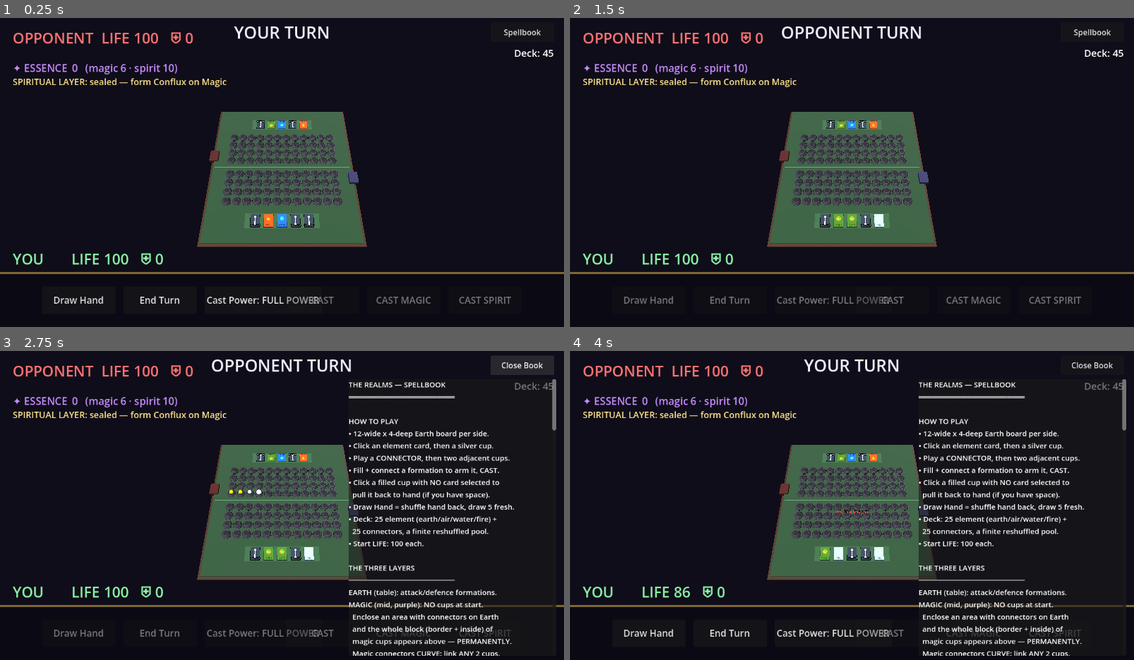
Above: before the commit, frames 1-4 (two rows, left to right).
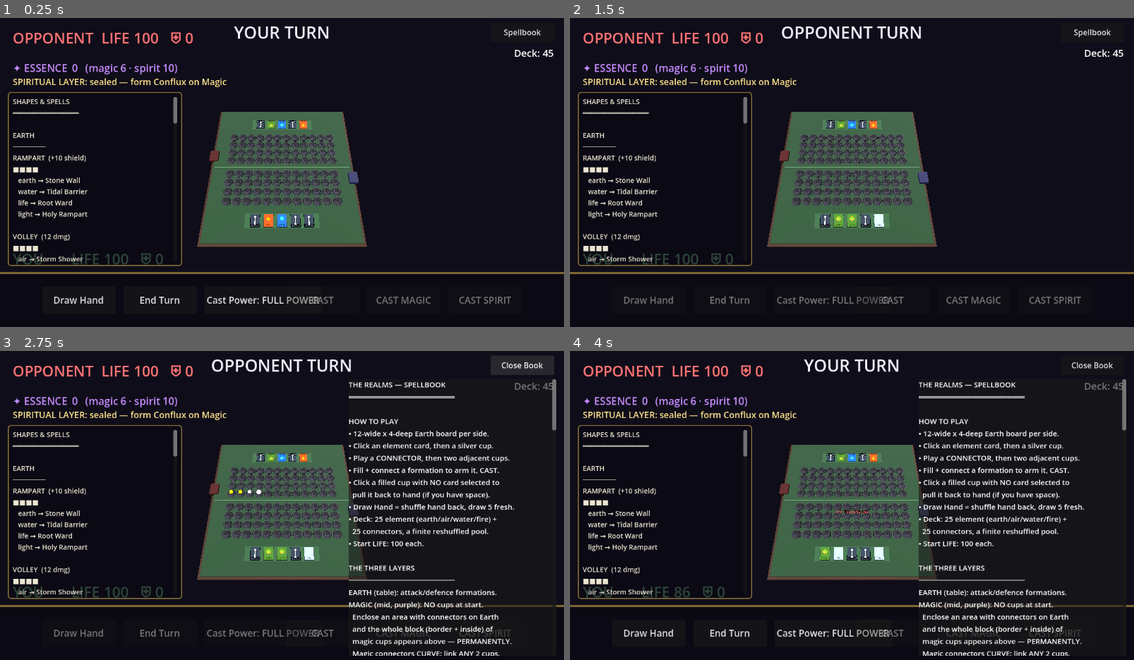
Above: after the commit, the same moments.

Repository: drandyt/the-realms
Game: Godot game, scene res://main.tscn
Two runs of this game, one before a commit and one after it. Both use one fixed random seed, a clock stepped at 60 frames per second and the inputs below.
Inputs (mouse positions are in pixels of both pictures, inside the frame that each line leads up to):
- Up to frame 1 (0.25 s): no input
- Up to frame 2 (1.5 s): click "Draw Hand" at 0.5 s; click "End Turn" at 1.25 s
- Up to frame 3 (2.75 s): click "Spellbook" at 2 s
- Up to frame 4 (4 s): move the mouse to (976, 490) at 2.77 s; click (976, 490) at 2.92 s; move the mouse to (739, 520) at 3.52 s; click (739, 520) at 3.67 s

The runs differ from the first frame. In frame 1, 2.0% of the frame differs, in the area x 1-33%, y 23-81%; in frame 2, 2.0%; in frame 3, 2.0%; in frame 4, 2.0%.

Commit message:
Add always-visible left panel: every shape + its spell names
Left-docked scrollable panel listing all Earth/Magic/Spirit
formations with a mini grid render of each shape (from live slot
indices) and the element->spell-name variants.

Co-Authored-By: Claude Opus 4.7 (1M context) <noreply@anthropic.com>

Diff:
--- a/main.gd
+++ b/main.gd
@@ -467,7 +467,85 @@
 
 	_setup_spellbook()
 	_setup_layer_ui()
+	_setup_shape_list()
 	_refresh_hp_labels()
+
+
+# Always-visible left panel: every shape + its spell names
+func _setup_shape_list() -> void:
+	var panel := PanelContainer.new()
+	panel.anchor_left = 0.0;  panel.anchor_right = 0.0
+	panel.anchor_top = 0.0;   panel.anchor_bottom = 1.0
+	panel.offset_left = 16.0;   panel.offset_right = 372.0
+	panel.offset_top = 160.0;   panel.offset_bottom = -132.0
+	var sb := StyleBoxFlat.new()
+	sb.bg_color = Color(0.04, 0.03, 0.07, 0.74)
+	sb.border_color = Color(0.85, 0.70, 0.30, 0.6)
+	sb.set_border_width_all(2)
+	sb.set_corner_radius_all(6)
+	sb.set_content_margin_all(10)
+	panel.add_theme_stylebox_override("panel", sb)
+	canvas.add_child(panel)
+
+	var scroll := ScrollContainer.new()
+	panel.add_child(scroll)
+
+	var text := Label.new()
+	text.text = _build_shape_list_text()
+	text.add_theme_font_size_override("font_size", 14)
+	text.add_theme_color_override("font_color", Color(0.92, 0.90, 0.82))
+	text.custom_minimum_size = Vector2(330, 0)
+	scroll.add_child(text)
+
+
+func _shape_grid(slots: Array) -> String:
+	var cells := {}
+	var minr := 99;  var maxr := -1;  var minc := 99;  var maxc := -1
+	for i in slots:
+		var r: int = i / COLS;  var c: int = i % COLS
+		cells[Vector2i(r, c)] = true
+		minr = min(minr, r);  maxr = max(maxr, r)
+		minc = min(minc, c);  maxc = max(maxc, c)
+	var out := ""
+	for r in range(minr, maxr + 1):
+		for c in range(minc, maxc + 1):
+			out += "■" if cells.has(Vector2i(r, c)) else "·"
+		out += "\n"
+	return out
+
+
+func _spells_for(fname: String) -> String:
+	var out := ""
+	for key in SPELLS:
+		var parts: PackedStringArray = str(key).split("_")
+		if parts[0] == fname:
+			out += "   %s → %s\n" % [parts[1], SPELLS[key]]
+	return out
+
+
+func _build_shape_list_text() -> String:
+	var s := "SHAPES & SPELLS\n════════════════\n\n"
+	s += "EARTH\n────────\n"
+	for f in FORMATIONS:
+		var fn: String = f["name"]
+		var dmg: int = FORMATION_BASE_DAMAGE.get(fn, 0)
+		var shd: int = FORMATION_SHIELD.get(fn, 0)
+		var tag := ("%d dmg" % dmg) if dmg > 0 else ("+%d shield" % shd) if shd > 0 else "—"
+		s += "%s  (%s)\n" % [fn.to_upper(), tag]
+		s += _shape_grid(f["slots"])
+		s += _spells_for(fn)
+		s += "\n"
+	s += "MAGIC\n────────\n"
+	for mf in MAGIC_FORMATIONS:
+		s += "%s  (%d dmg)\n" % [str(mf["name"]).to_upper(), int(mf["dmg"])]
+		s += _shape_grid(mf["slots"])
+		s += "   %s\n\n" % mf["effect"]
+	s += "SPIRIT\n────────\n"
+	for spf in SPIRIT_FORMATIONS:
+		s += "%s  (%d dmg)\n" % [str(spf["name"]).to_upper(), int(spf["dmg"])]
+		s += _shape_grid(spf["slots"])
+		s += "   %s\n\n" % spf["effect"]
+	return s
 
 
 func _setup_layer_ui() -> void:
